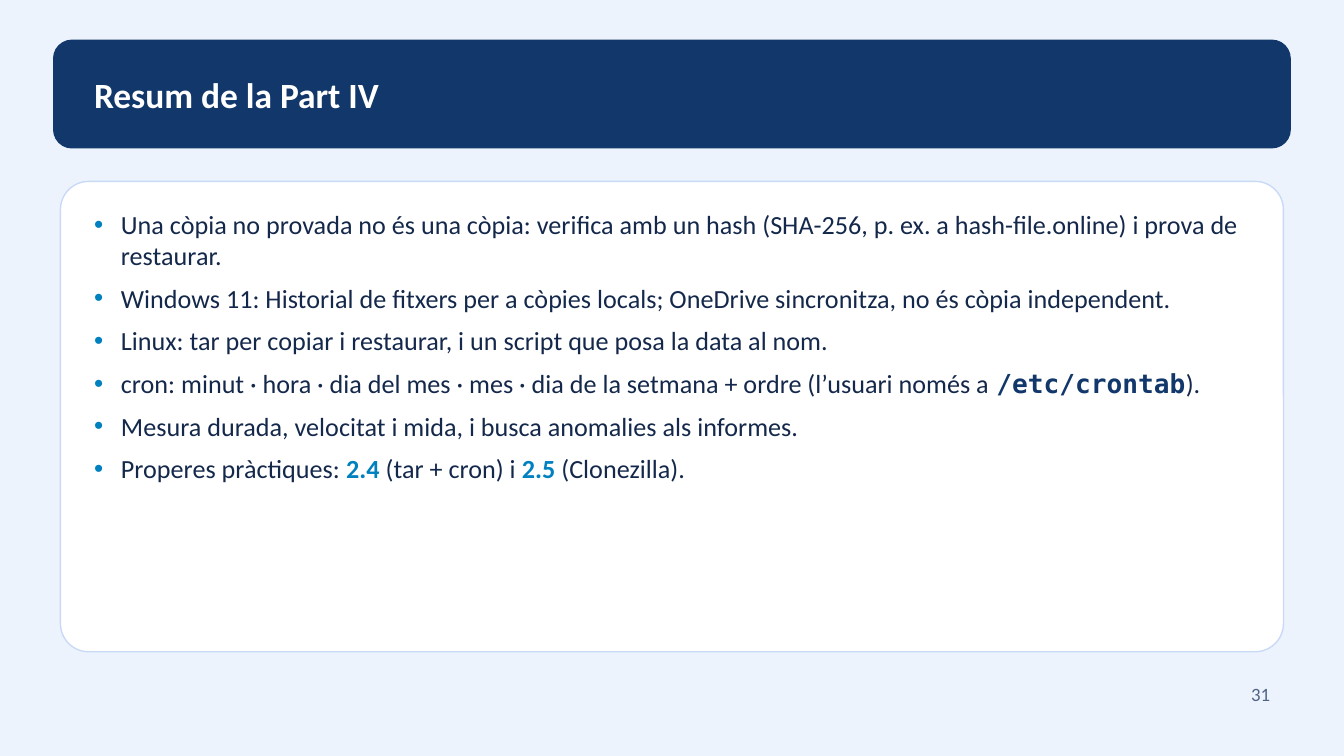
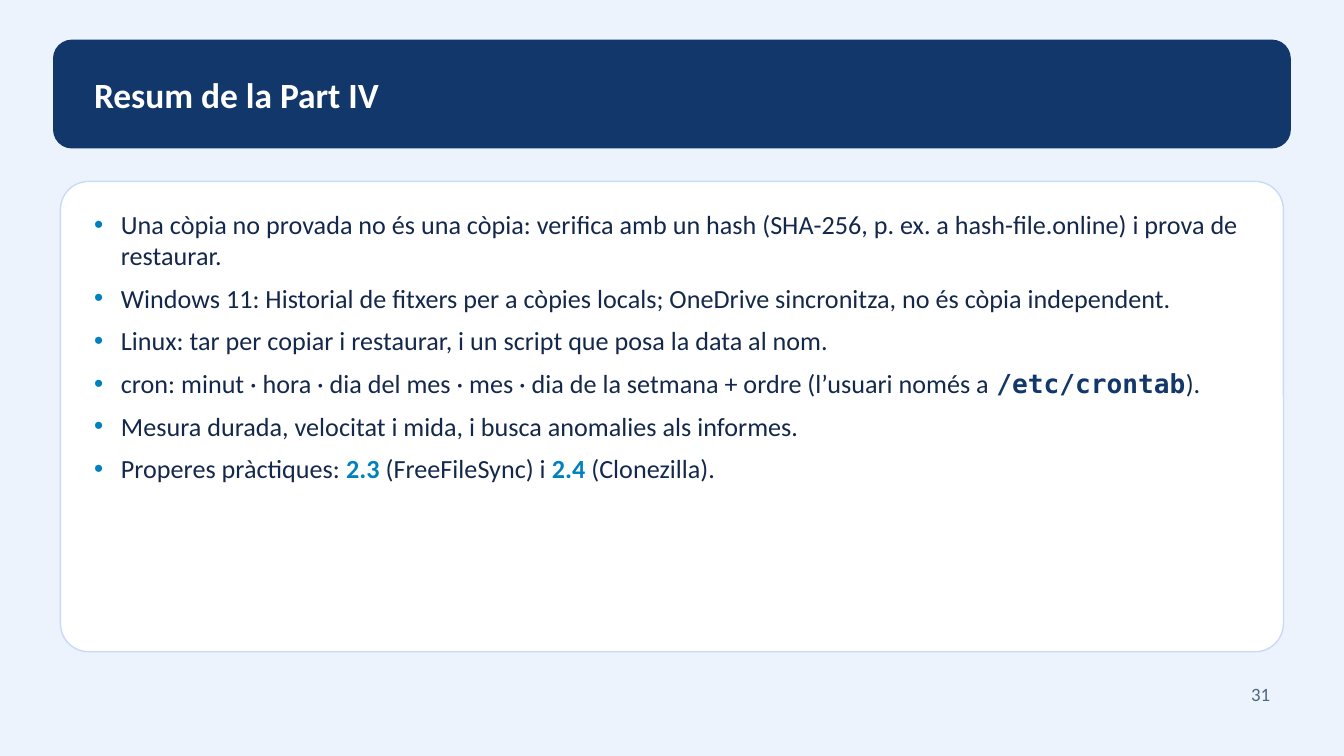
Before and after one commit to ejgutierrez74/smx-seguretat-informatica, a slide deck: slide 31 of materials-ra2/part-iv.pptx. Drawn at 1344x756 pixels with LibreOffice and Linux fonts; fonts in the diff are those of the drawing. Boxes give left, top, right and bottom in pixels: in the first picture for what was removed or moved away, otherwise in the second. Text is boxed around its words. In the diff, an @@ line names an element or a change of style, - is before the commit and + after.

```diff
--- a/materials-ra2/part-iv.pptx
+++ b/materials-ra2/part-iv.pptx
@@ text at (x1=121, y1=459, x2=715, y2=483): text changed @@
-• Properes pràctiques: 2.4 (tar + cron) i 2.5 (Clonezilla).
+• Properes pràctiques: 2.3 (FreeFileSync) i 2.4 (Clonezilla).
```
Also in this commit, not shown: 3 other slides changed, 8 other files.
